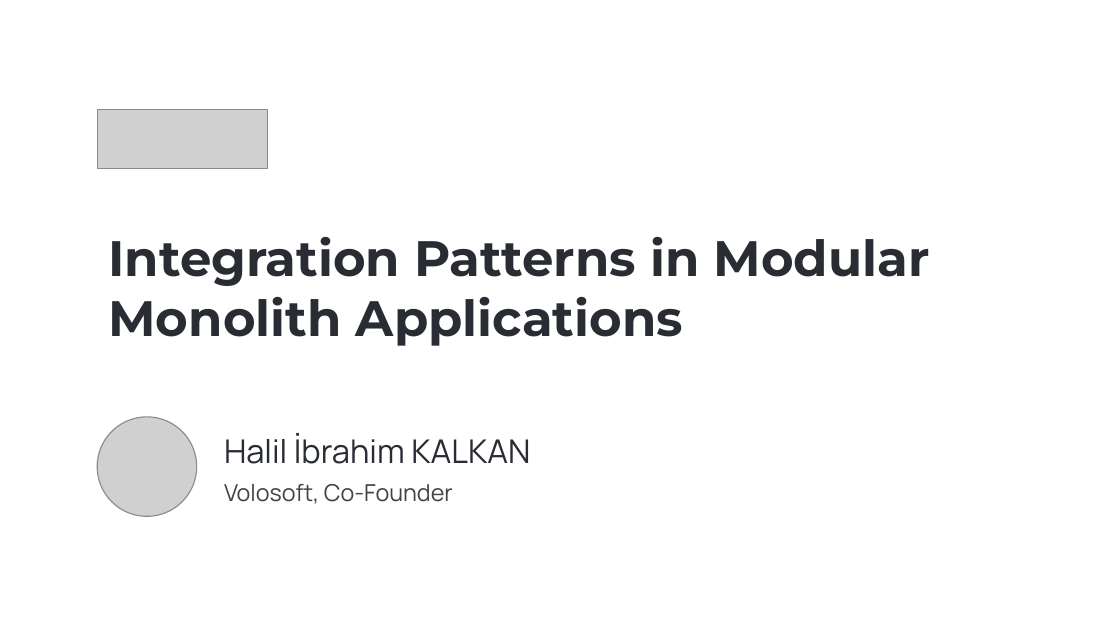
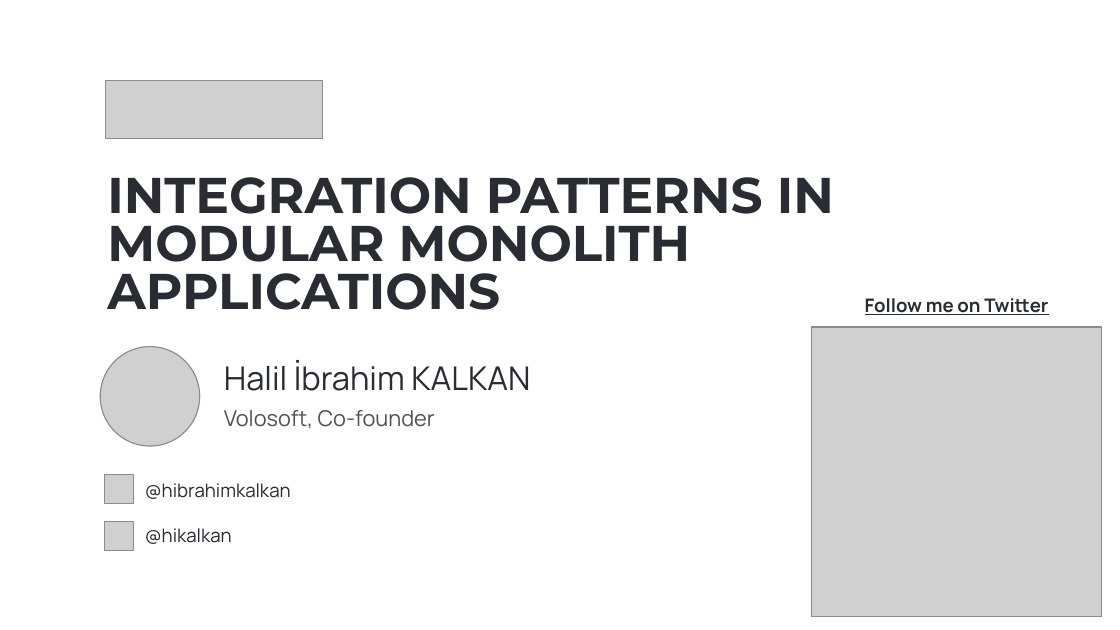
Before and after one commit to hikalkan/presentations, a slide deck: slide 1 of 2024-10-12 Devnot Summit 2024/ModularMonolithIntegrationPatterns.pptx. Drawn at 1120x630 pixels with LibreOffice and Linux fonts; fonts in the diff are those of the drawing; grey boxes stand for pictures; background and template pictures are left out. Boxes give left, top, right and bottom in pixels: in the first picture for what was removed or moved away, otherwise in the second. Text is boxed around its words. In the diff, an @@ line names an element or a change of style, - is before the commit and + after.

```diff
--- a/2024-10-12 Devnot Summit 2024/ModularMonolithIntegrationPatterns.pptx
+++ b/2024-10-12 Devnot Summit 2024/ModularMonolithIntegrationPatterns.pptx
@@ picture added at (105,81,323,139) @@
@@ picture removed at (97,110,268,168) @@
@@ text at (107,177,834,310): text changed; size 32 to 32.3 pt @@
-Integration Patterns in Modular Monolith Applications
+INTEGRATION PATTERNS IN MODULAR MONOLITH APPLICATIONS
@@ text added at (865,298,1048,315), 12 pt, text #292D33, bold, underline @@
+Follow me on Twitter
@@ picture added at (812,327,1102,617) @@
@@ picture: place and size @@
-picture at (97,417,197,516)
+picture at (101,346,200,446)
@@ text "Halil İbrahim KALKAN": place and size @@
-text "Halil İbrahim KALKAN" at (224,433,530,464)
+text "Halil İbrahim KALKAN" at (224,360,530,391)
@@ text at (224,410,435,428): text changed; size 15 to 14 pt; text colour #434343 to #4E5258 @@
-Volosoft, Co-Founder
+Volosoft, Co-founder
@@ picture added at (105,475,134,504) @@
@@ text added at (145,483,291,499), 12 pt, text #292D33 @@
+@hibrahimkalkan
@@ picture added at (105,522,134,551) @@
@@ text added at (145,528,232,544), 12 pt, text #292D33 @@
+@hikalkan
```
Also in this commit, not shown: 7 other slides changed, 2 slides added, 2 slides removed.
